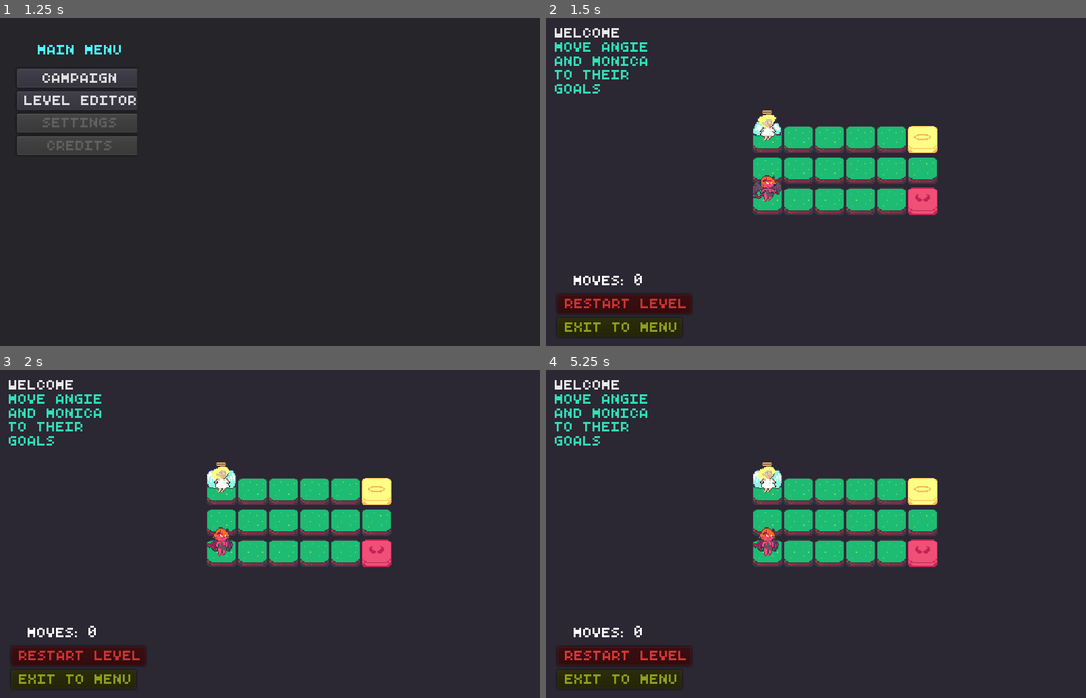
Above: before the commit, frames 1-4 (two rows, left to right).
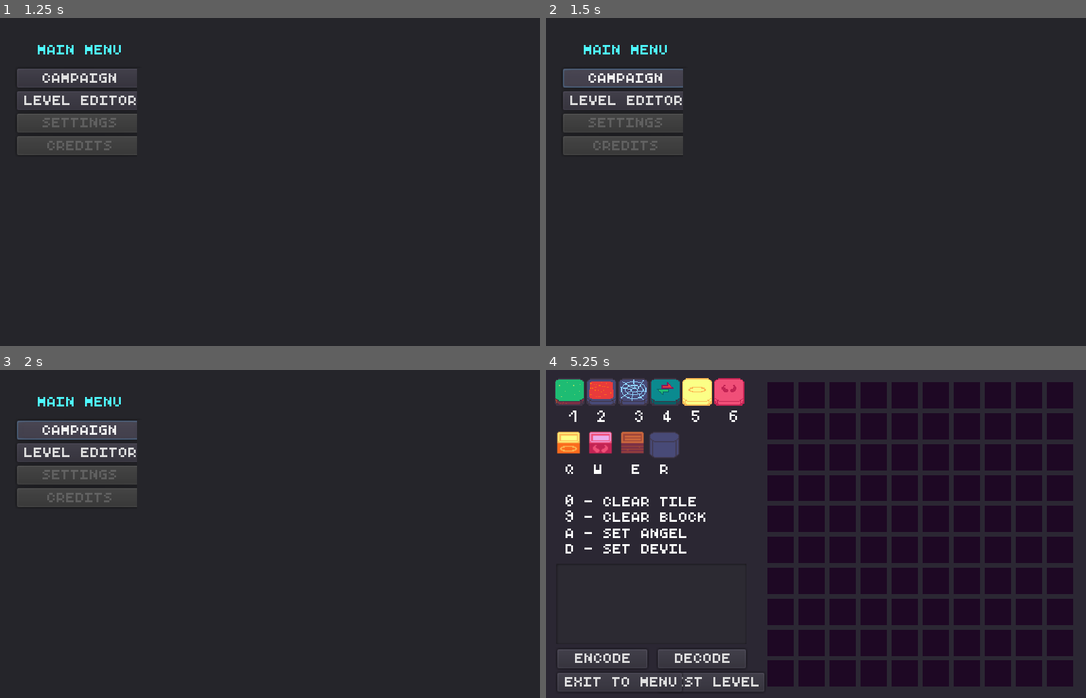
Above: after the commit, the same moments.

Repository: JRo-Robros/Angie-and-Monica
Game: Godot game, scene res://Title.tscn
The game is run twice, just before and just after one commit, with the same random seed, the same clock (stepped at 60 frames per second) and the same inputs.
Inputs (mouse positions are in pixels of both pictures, inside the frame that each line leads up to):
- Up to frame 1 (1.25 s): tap Enter at 0.5 s; move the mouse to (388, 165) at 0.52 s; hold Right (ui_right) from 0.53 s (still down); click (388, 165) at 0.67 s
- Up to frame 2 (1.5 s): release Right (ui_right) at 1.25 s; click "Campaign" at 1.25 s
- Up to frame 3 (2 s): no input
- Up to frame 4 (5.25 s): click (627, 655) at 2 s, where only the run before the commit has a clickable "Restart Level"; click (627, 655) at 2.75 s, where only the run before the commit has a clickable "Restart Level"; click (627, 655) at 3.5 s, where only the run before the commit has a clickable "Restart Level"; click (627, 429) at 4.25 s, where only the run after the commit has a clickable "Campaign"; click (627, 452) at 5 s, where only the run after the commit has a clickable "Level Editor"

Frame 1 is identical in both runs. In frame 2, 15% of the frame differs, in the area x 1-73%, y 3-98%; in frame 3, 15%; in frame 4, 50%, in the area x 1-98%, y 2-98%.
Error after the commit: Parse Error: Constant "specificDialogues" already exists in this class (at line 125). (res://Scripts/LevelsData.gd:135)

Commit message:
Updated Specific Dialogs

Diff:
--- a/Scripts/LevelsData.gd
+++ b/Scripts/LevelsData.gd
@@ -132,6 +132,36 @@
 	"Uneasy Partnership": [38]
 }
 
+const specificDialogues = {
+	"1": [1,2,3,4,5,6,7,8],
+	"2": [9,10,11],
+	"3": [12,13,14],
+	"4": [15,16,17],
+	"Welcome": [22,23,25,29],
+	"The Long and Winding Road": [7,24,15,12,10,21],
+	"Against the Wall": [30,29,23,22,19],
+	"Trading Places": [1,15,21,25,26,30],
+	"Rocks and Hard Places": [15,19,24,26,25,27],
+	"Push it": [1,2,3,10,23,28],
+	"Boxes blocks us": [1,2,3,12],
+	"Heavy Metal": [0,4,5,19,24,28],
+	"It belongs in a museum!": [10,13,16,21,30],
+	"Is This Sparta?!": [7,7,19,27,10],
+	"Walking into Spiderwebs": [0,9,20,28],
+	"Stay Put": [6,1,0,25,29],
+	"Rocks and Harder Places": [9,10,11,21,27],
+	"Switcharoo!": [8,10,28,29],
+	"Do-si-do": [6,9,12,14,15,25],
+	"Personal Space": [6,8,9,29,30],
+	"Double Back": [7,11,15,21,26],
+	"Two Paths": [6,10,13,13],
+	"MMMMMMMM, Donut": [8,12,14,15,26],
+	"A Fiend in Need": [1,2,3,12,16,17,27],
+	"Uneasy Partnership": [18,18,20,4],
+	"Does that look like someone?": [6,7,27,25,19],
+	"Sticky Situation": [0,9,16,17,20]
+}
+
 func getDialogue(levelName:String, stars:String):
 	if specificDialogues.has(levelName):
 		return dialogues[specificDialogues[levelName][randi() % specificDialogues[levelName].size()]]
Not shown, changed: DialogueTagging.ods
